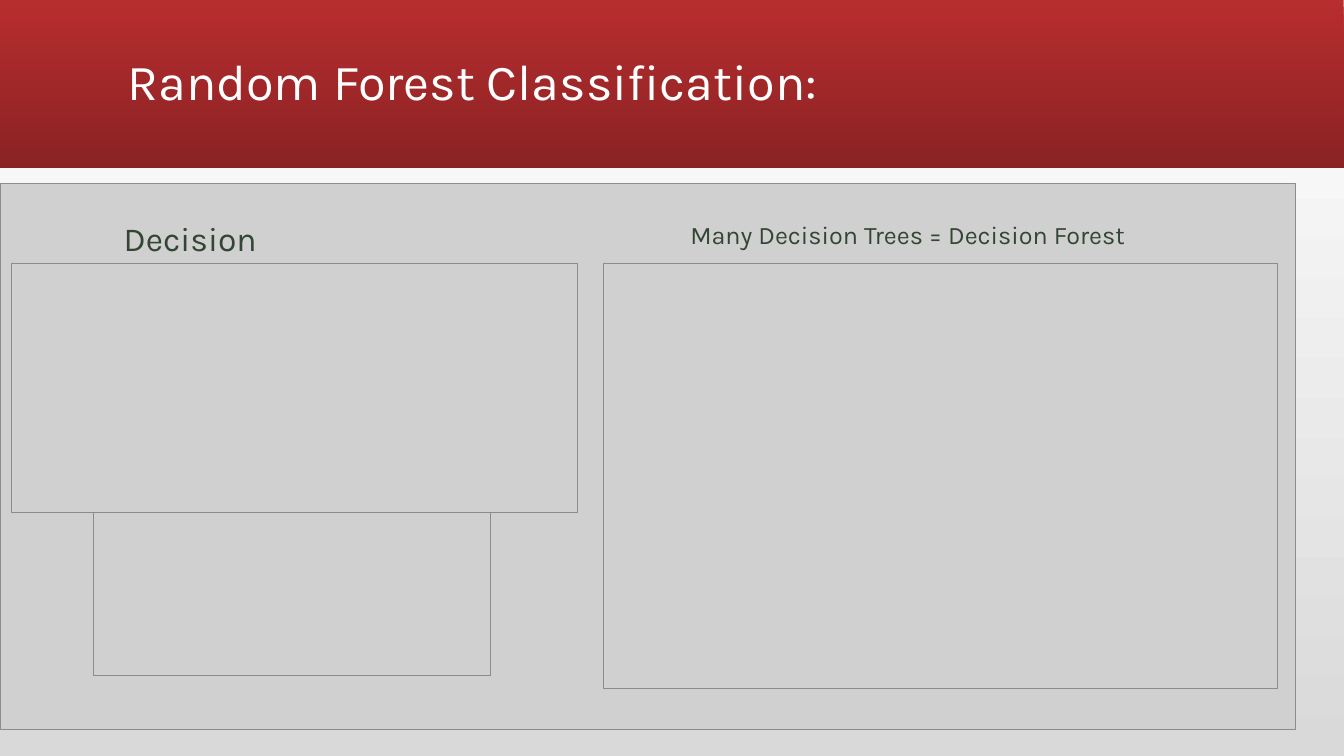
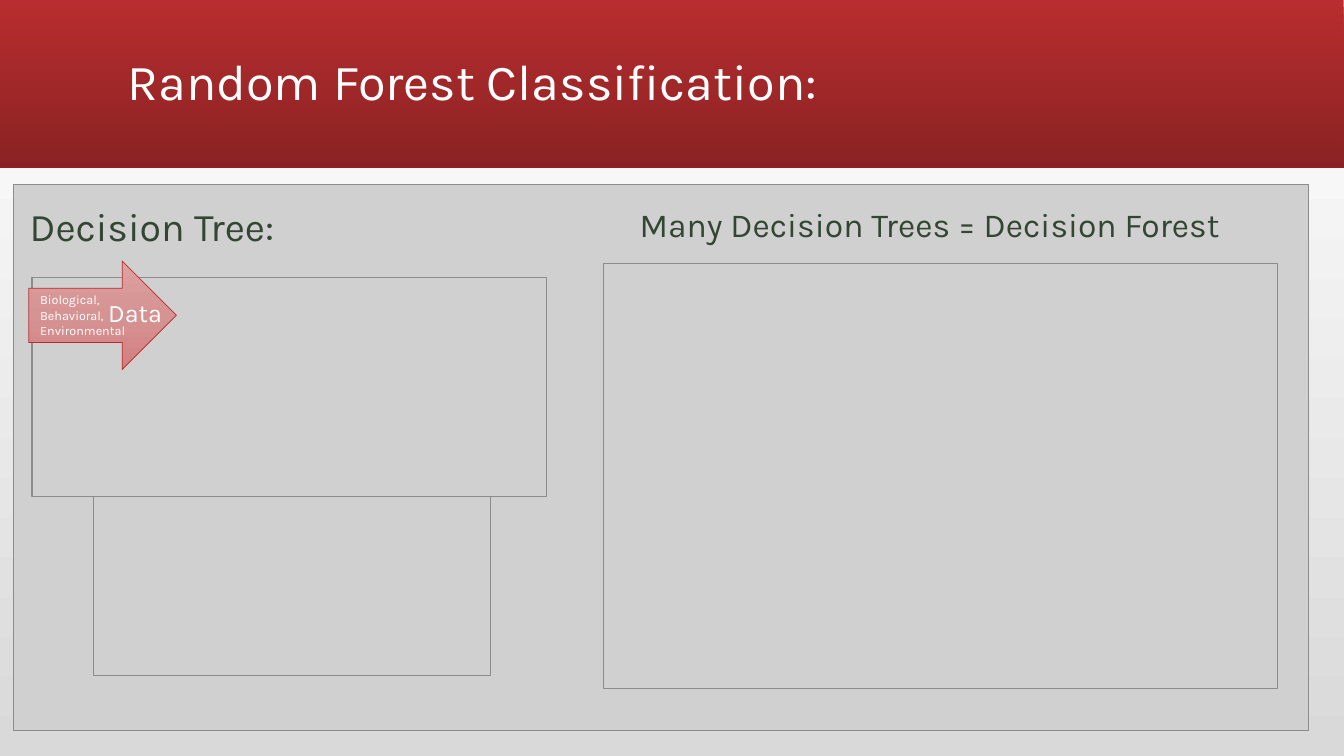
Before and after one commit to andiosika/Binomial-Classification-Ranom-Forest-hyper-imbalance, a slide deck: slide 6 of Covid19Preso.pptx. Drawn at 1344x756 pixels with LibreOffice and Linux fonts; fonts in the diff are those of the drawing; grey boxes stand for pictures. Boxes give left, top, right and bottom in pixels: in the first picture for what was removed or moved away, otherwise in the second. Text is boxed around its words. In the diff, an @@ line names an element or a change of style, - is before the commit and + after.

```diff
--- a/Covid19Preso.pptx
+++ b/Covid19Preso.pptx
@@ picture: place and size @@
-picture at <box>1,184,1297,730</box>
+picture at <box>13,185,1309,731</box>
@@ text "Decision Tree:": place and size @@
-text "Decision Tree:" at <box>124,228,257,264</box>
+text "Decision Tree:" at <box>30,214,274,242</box>
@@ text "Decision Tree:" at <box>30,214,274,242</box>: size 24 to 28 pt @@
@@ text "Many Decision Trees = Decision ...": place and size @@
-text "Many Decision Trees = Decision ..." at <box>690,226,1125,250</box>
+text "Many Decision Trees = Decision ..." at <box>640,214,1220,245</box>
@@ text "Many Decision Trees = Decision ..." at <box>640,214,1220,245</box>: size 18 to 24 pt @@
@@ right arrow added at <box>28,261,176,370</box>, fill gradient #E0A0A0 to #D69394 to #D47F80, outline #B82D2F 0.5 pt @@
@@ picture: place and size @@
-picture at <box>12,263,578,512</box>
+picture at <box>32,278,547,497</box>
@@ text added at <box>40,295,125,335</box>, 9 pt, text #FFFFFF @@
+Biological,
+Behavioral,
+Environmental
@@ text added at <box>108,299,162,328</box>, 18 pt, text #FFFFFF @@
+Data
```
Also in this commit, not shown: 5 other slides changed, 26 other files.
